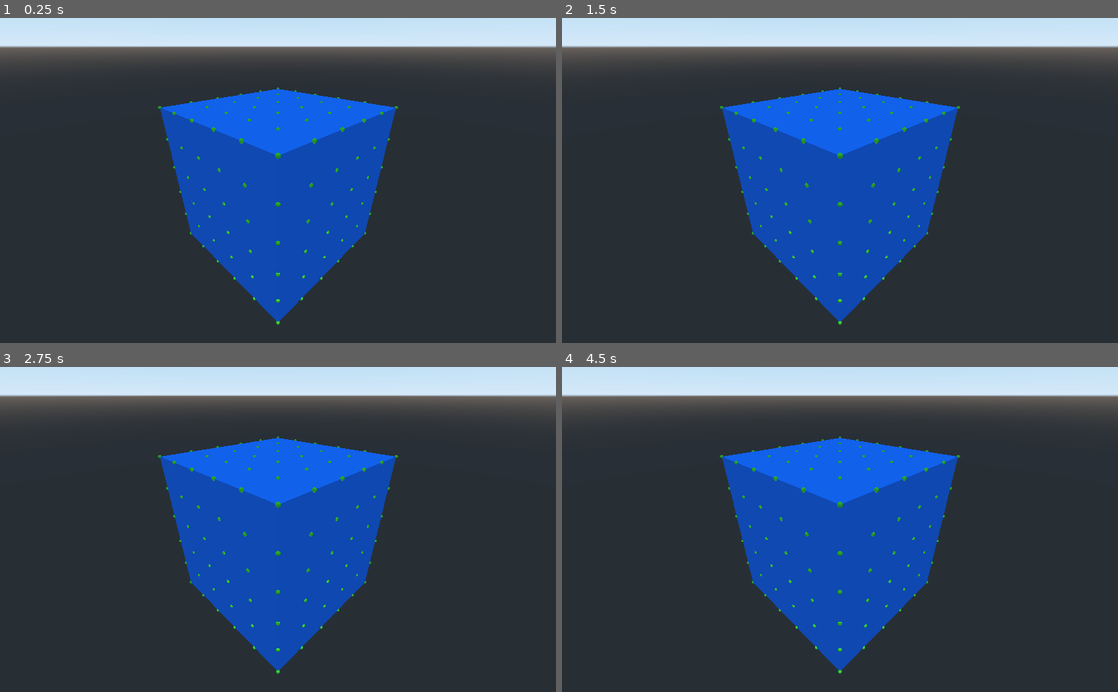
Above: before the commit, frames 1-4 (two rows, left to right).
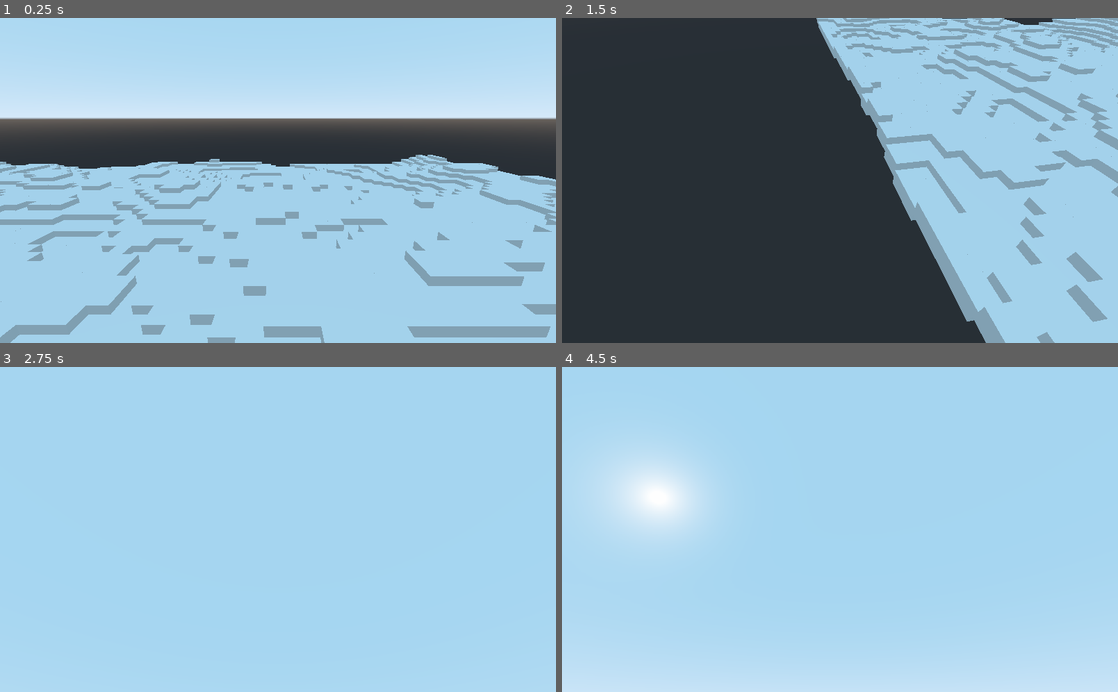
Above: after the commit, the same moments.

Repository: navett52/GodotProceduralCubeTerrain
Game: Godot game, scene res://ProceduralCubes.tscn
Two runs of this game, one before a commit and one after it. Both use one fixed random seed, a clock stepped at 60 frames per second and the inputs below. Before the commit the project starts from res://GenerateCubes.tscn.
Inputs (mouse positions are in pixels of both pictures, inside the frame that each line leads up to):
- Up to frame 1 (0.25 s): no input
- Up to frame 2 (1.5 s): tap Enter at 0.5 s; move the mouse to (962, 164) at 0.52 s; hold Right (ui_right) 0.53-1.25 s; click (962, 164) at 0.67 s; drag from (728, 196) to (812, 245) at 1.27 s
- Up to frame 3 (2.75 s): move the mouse to (333, 458) at 2.02 s; hold Right (ui_right) from 2.03 s (still down)
- Up to frame 4 (4.5 s): release Right (ui_right) at 2.75 s; tap Space at 2.75 s; drag from (812, 594) to (673, 480) at 2.77 s; move the mouse to (1006, 578) at 3.52 s; hold Left (ui_left) 3.53-4.25 s; tap Enter at 4.25 s; drag from (673, 480) to (756, 448) at 4.27 s

The runs differ from the first frame. In frame 1, 94% of the frame differs, in the area x 0-100%, y 0-100%; in frame 2, 62%; in frame 3, 100%; in frame 4, 100%.

Commit message:
Now uses a constant for noise multiplication.

Diff:
--- a/ProceduralCubes.gd
+++ b/ProceduralCubes.gd
@@ -20,7 +20,7 @@
 
 # The value to multiple the noise value by.
 # Currently not being used but could easily be swapped in.
-var GRID_SCALE = 100
+var GRID_SCALE = 10
 
 # Called when the node enters the scene tree for the first time.
 func _ready():
@@ -52,7 +52,7 @@
 			for z in range(100):
 				zOffset = offset * z
 				print(noise.get_noise_2d(x, z))
-				makeCube(xOffset, floor(noise.get_noise_2d(x, z) * 10), zOffset)
+				makeCube(xOffset, floor(noise.get_noise_2d(x, z) * GRID_SCALE), zOffset)
 
 # Make a cube and specify offsets to move the cubes around.
 func makeCube(offsetX, offsetY, offsetZ):
--- a/project.godot
+++ b/project.godot
@@ -16,7 +16,7 @@
 [application]
 
 config/name="Vast"
-run/main_scene="res://GenerateCubes.tscn"
+run/main_scene="res://ProceduralCubes.tscn"
 config/icon="res://icon.png"
 
 [rendering]
